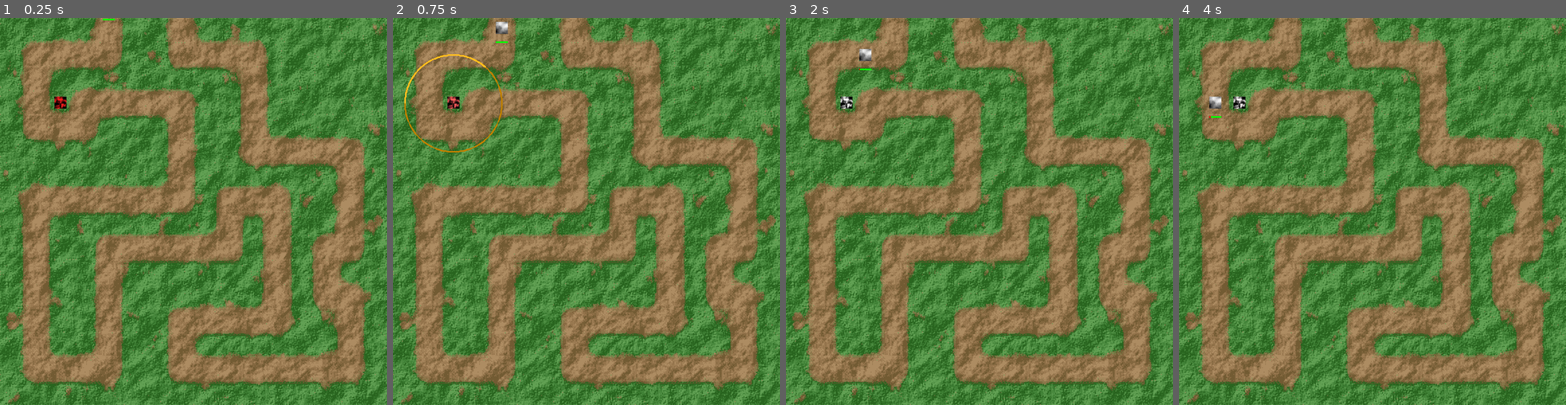
Above: before the commit, frames 1-4 (left to right).
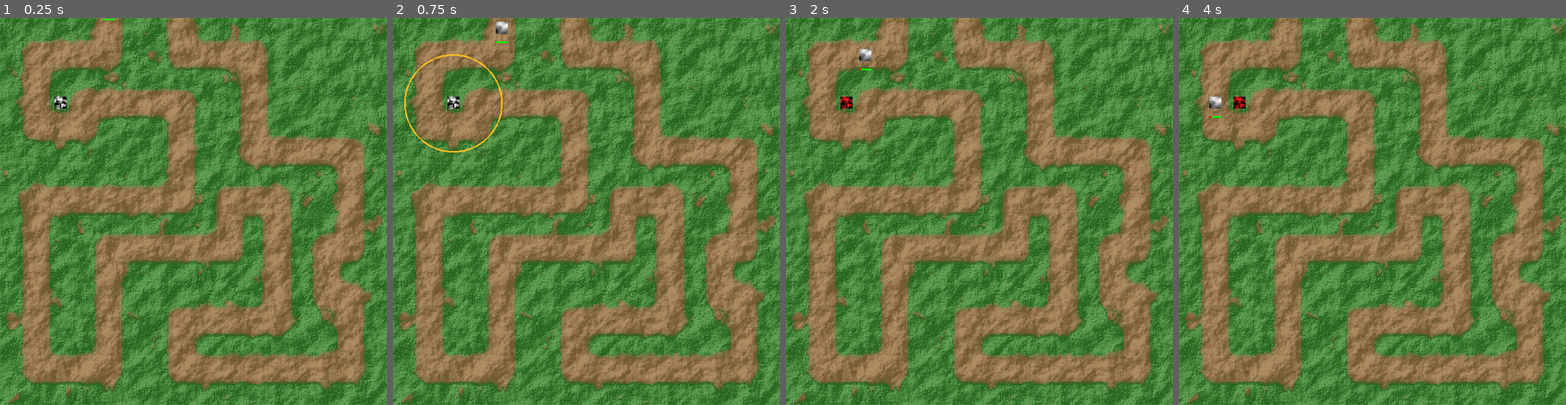
Above: after the commit, the same moments.

Repository: lynnpepin/genericdefense2
Game: Godot game, scene res://base.tscn
Same seed, same stepped clock (60 frames per second), same inputs: the game is played once before the commit and once after it.
Inputs (mouse positions are in pixels of both pictures, inside the frame that each line leads up to):
- Up to frame 1 (0.25 s): no input
- Up to frame 2 (0.75 s): tap Enter (key_enter) at 0.5 s; move the mouse to (454, 103) at 0.52 s; hold 0 (key_0) from 0.53 s (still down)
- Up to frame 3 (2 s): move the mouse to (902, 230) at 1.27 s; release 0 (key_0) at 1.28 s; tap 1 (key_1) at 1.35 s
- Up to frame 4 (4 s): move the mouse to (1411, 126) at 2.02 s; hold 2 (key_2) 2.03-2.78 s; move the mouse to (1353, 288) at 2.77 s; tap 3 (key_3) at 2.85 s; move the mouse to (1488, 269) at 3.52 s; hold 4 (key_4) from 3.53 s (still down)

The runs differ from the first frame. In frame 1, less than 0.1% of the frame differs, in the area x 14-18%, y 20-24%; in frame 2, 0.3%, in the area x 2-29%, y 9-35%; in frame 3, less than 0.1%; in frame 4, less than 0.1%.

Commit message:
feat(creep): Tower damages creep

Diff:
--- a/Creep.gd
+++ b/Creep.gd
@@ -16,9 +16,12 @@
 
 # Called every frame. 'delta' is the elapsed time since the previous frame.
 func _process(delta):
-	HEALTH -= delta
+	#HEALTH -= delta
 	queue_redraw()
 	pass
+
+func damage(value):
+	HEALTH -= value
 
 func _draw():
 	draw_line(
--- a/Tower.gd
+++ b/Tower.gd
@@ -4,6 +4,7 @@
 var FIRE_PERIOD = 2.0;
 var FIRE_TIMER  = 2.0;
 var CREEPS_INSIDE = []
+var DAMAGE      = 3.0;
 
 # Variables for handling mouse events
 var mouse_area_inside = false;
@@ -26,8 +27,9 @@
 	# Handle fire timer
 	if FIRE_TIMER >= FIRE_PERIOD:
 		# can fire
-		FIRE_TIMER = 0#FIRE_PERIOD
-		pass
+		if len(CREEPS_INSIDE) > 0:
+			FIRE_TIMER = 0.0
+			CREEPS_INSIDE[0].get_parent().damage(DAMAGE)
 	else:
 		# can' fire, increase time
 		FIRE_TIMER += delta
